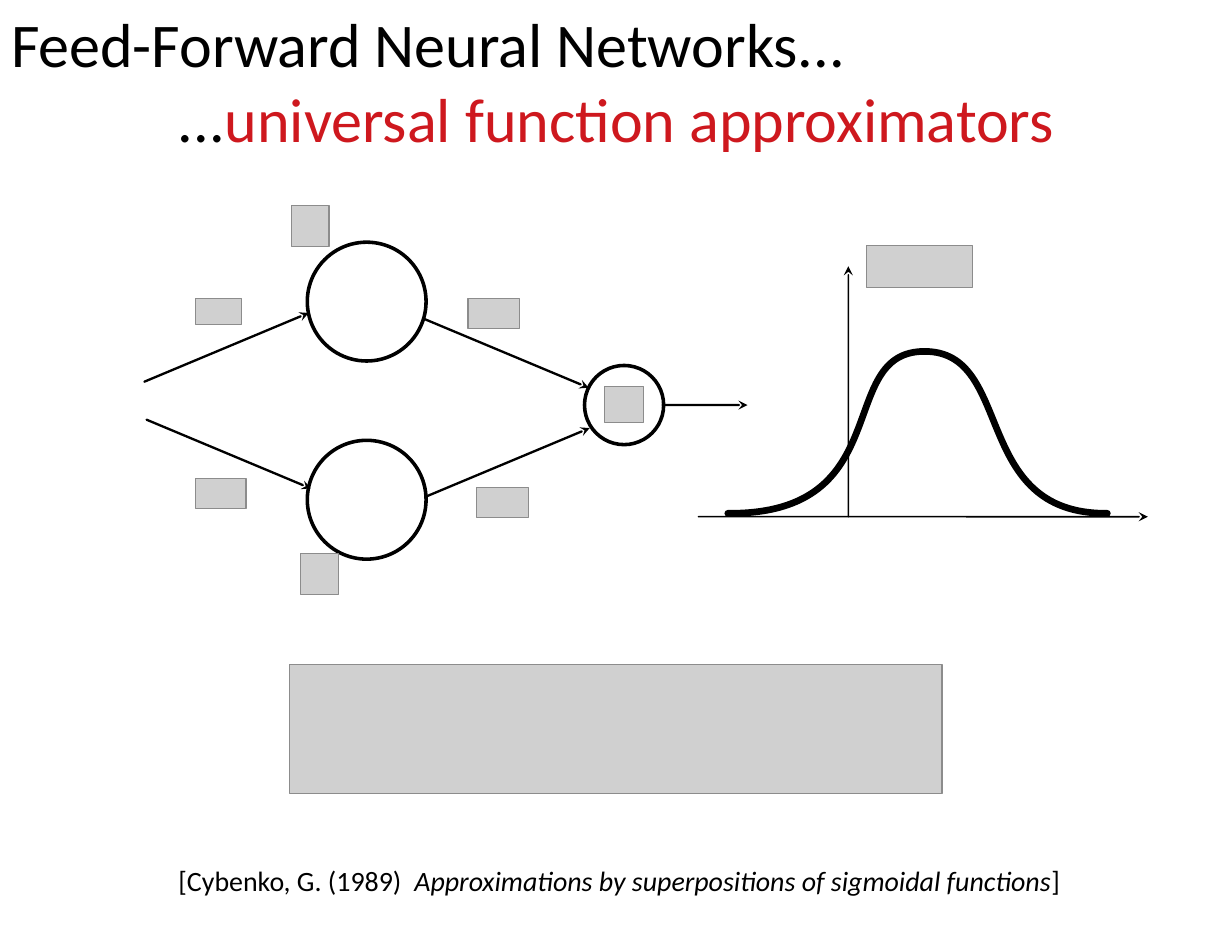
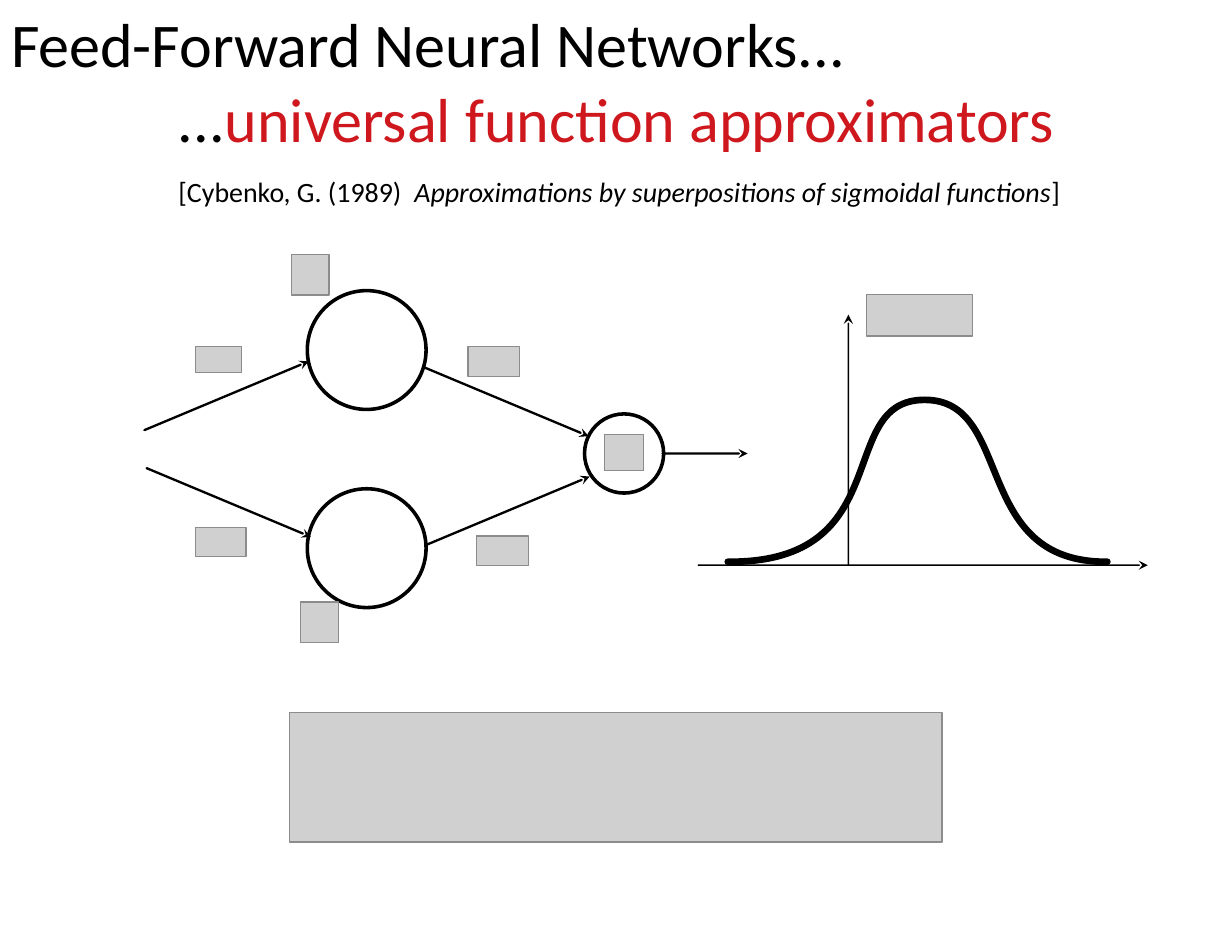
Before and after one commit to ansuini/Winter_School_QLS_2018, a slide deck: slide 9 of Lecture1/slides/Alberto_DeepLearning.odp (slide 8 before the commit). Drawn at 1232x925 pixels with LibreOffice and Linux fonts; fonts in the diff are those of the drawing; grey boxes stand for pictures; background and template pictures are left out. Boxes give left, top, right and bottom in pixels: in the first picture for what was removed or moved away, otherwise in the second. Text is boxed around its words. In the diff, an @@ line names an element or a change of style, - is before the commit and + after.

```diff
--- a/Lecture1/slides/Alberto_DeepLearning.odp
+++ b/Lecture1/slides/Alberto_DeepLearning.odp
@@ text "[Cybenko, G. (1989) Approximations by ...": place and size @@
-text "[Cybenko, G. (1989) Approximations by ..." at [178, 870, 1060, 896]
+text "[Cybenko, G. (1989) Approximations by ..." at [178, 181, 1060, 207]
@@ 9 pictures, 7 arrows, 3 ellipses, 1 freeform shape: place and size @@
-9 pictures, 7 arrows, 3 ellipses, 1 freeform shape at [144, 206, 1148, 794]
+9 pictures, 7 arrows, 3 ellipses, 1 freeform shape at [144, 254, 1148, 842]
```
Also in this commit, not shown: 4 other slides changed, 1 slide added, 10 other files.
